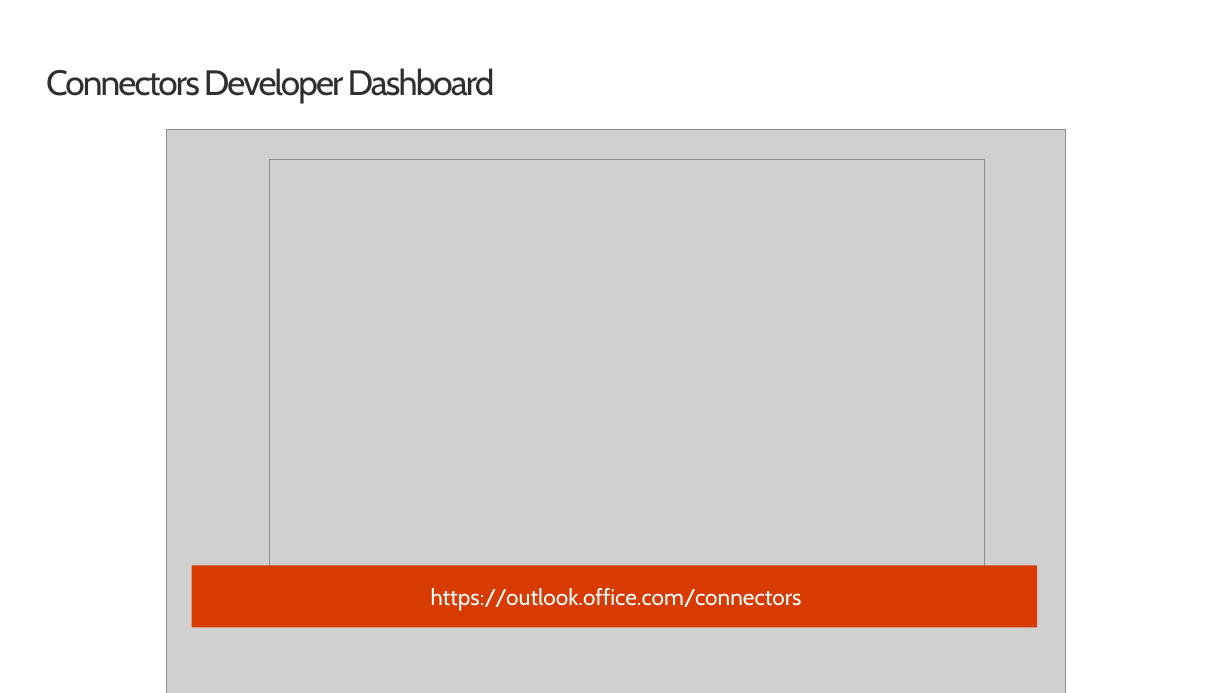
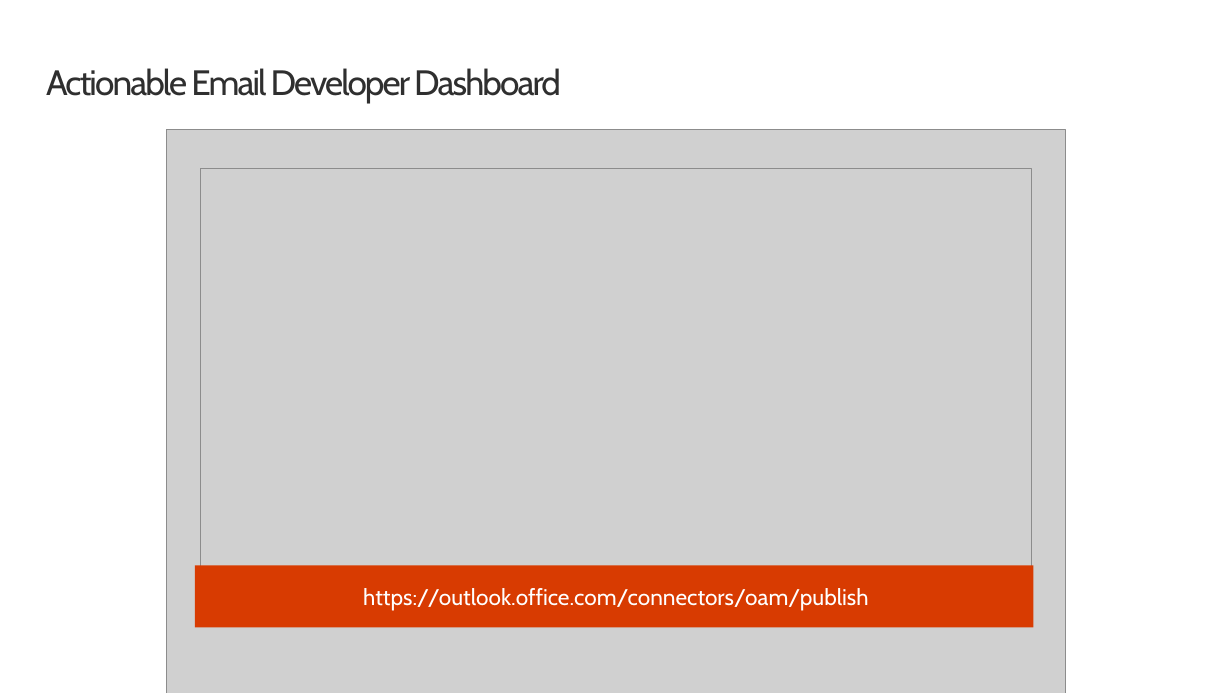
Before and after one commit to OfficeDev/TrainingContent, a slide deck: slide 7 of ConnectorActionableMsgs/02 Cards and Actions/03 Processing Actions.pptx. Drawn at 1232x693 pixels with LibreOffice and Linux fonts; fonts in the diff are those of the drawing; grey boxes stand for pictures; background and template pictures are left out. Boxes give left, top, right and bottom in pixels: in the first picture for what was removed or moved away, otherwise in the second. Text is boxed around its words. In the diff, an @@ line names an element or a change of style, - is before the commit and + after.

Commit message:
Connector module 2 refresh

```diff
--- a/ConnectorActionableMsgs/02 Cards and Actions/03 Processing Actions.pptx
+++ b/ConnectorActionableMsgs/02 Cards and Actions/03 Processing Actions.pptx
@@ title at [46, 68, 561, 104]: text changed @@
-Connectors Developer Dashboard
+Actionable Email Developer Dashboard
@@ picture: place and size @@
-picture at [270, 159, 985, 619]
+picture at [200, 168, 1031, 578]
@@ text at [363, 588, 868, 611]: text changed @@
-https://outlook.office.com/connectors
+https://outlook.office.com/connectors/oam/publish
```
Also in this commit, not shown: 19 other files.
